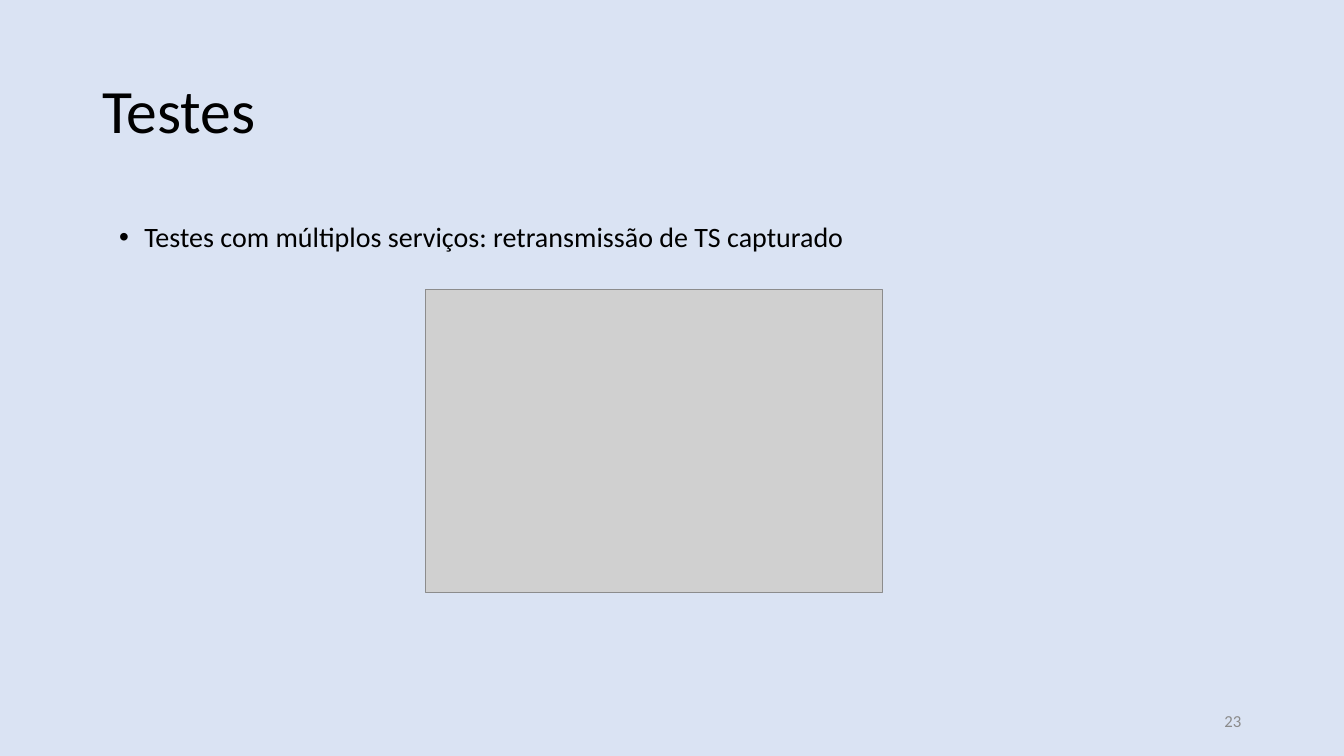
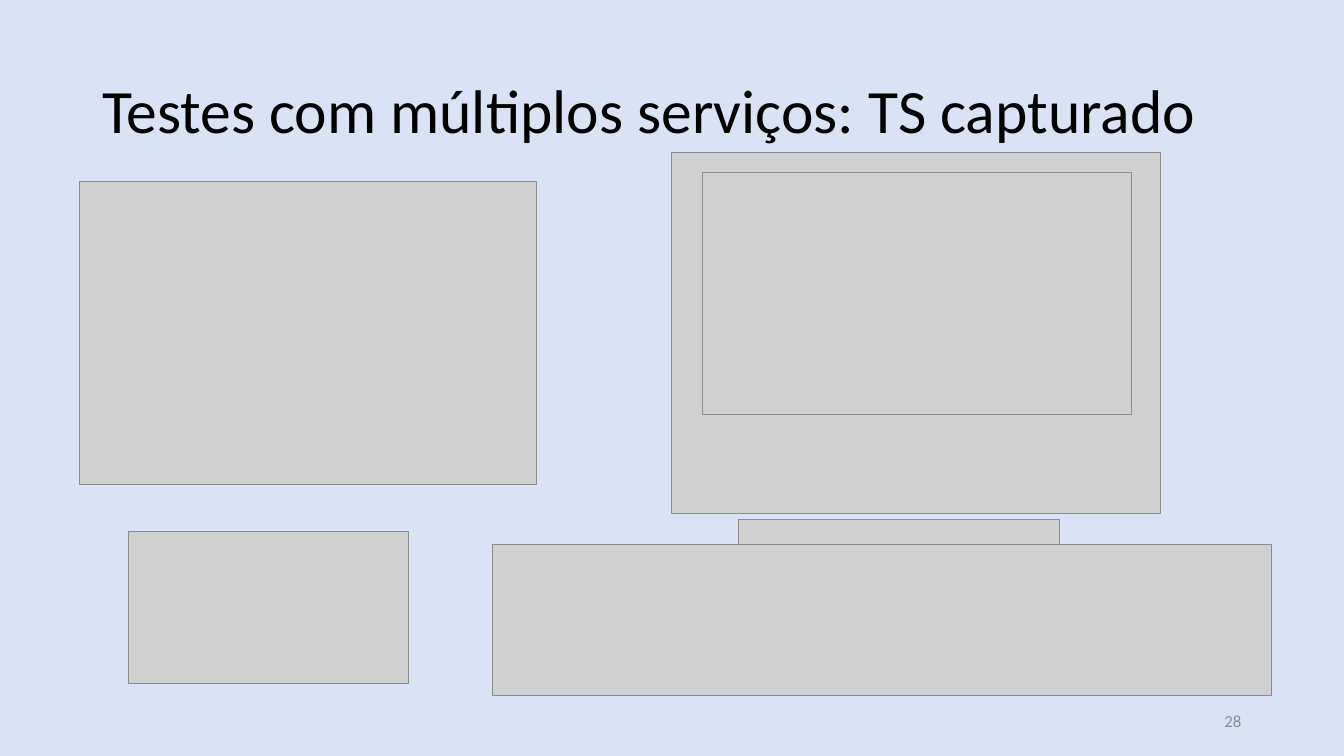
Before and after one commit to nasall2/TCC, a slide deck: slide 28 of relatorio/abntex2-modelos-1.9.2/figuras/apresentacao.pptx (slide 23 before the commit). Drawn at 1344x756 pixels with LibreOffice and Linux fonts; fonts in the diff are those of the drawing; grey boxes stand for pictures. Boxes give left, top, right and bottom in pixels: in the first picture for what was removed or moved away, otherwise in the second. Text is boxed around its words. In the diff, an @@ line names an element or a change of style, - is before the commit and + after.

```diff
--- a/relatorio/abntex2-modelos-1.9.2/figuras/apresentacao.pptx
+++ b/relatorio/abntex2-modelos-1.9.2/figuras/apresentacao.pptx
@@ text at (102,90,1195,144): text changed @@
-Testes
+Testes com múltiplos serviços: TS capturado
@@ picture added at (673,152,1160,513) @@
@@ picture added at (703,172,1131,414) @@
@@ picture: place and size @@
-picture at (425,289,882,593)
+picture at (80,181,536,485)
@@ text removed at (144,227,843,252) @@
-• Testes com múltiplos serviços: retransmissão de TS capturado
@@ picture added at (129,532,409,685) @@
@@ picture added at (739,519,1060,544) @@
@@ picture added at (493,544,1272,696) @@
@@ page number at (1224,716,1241,727): text changed @@
-23
+28
```
Also in this commit, not shown: 28 other slides changed, 10 slides added, 3 slides removed.
